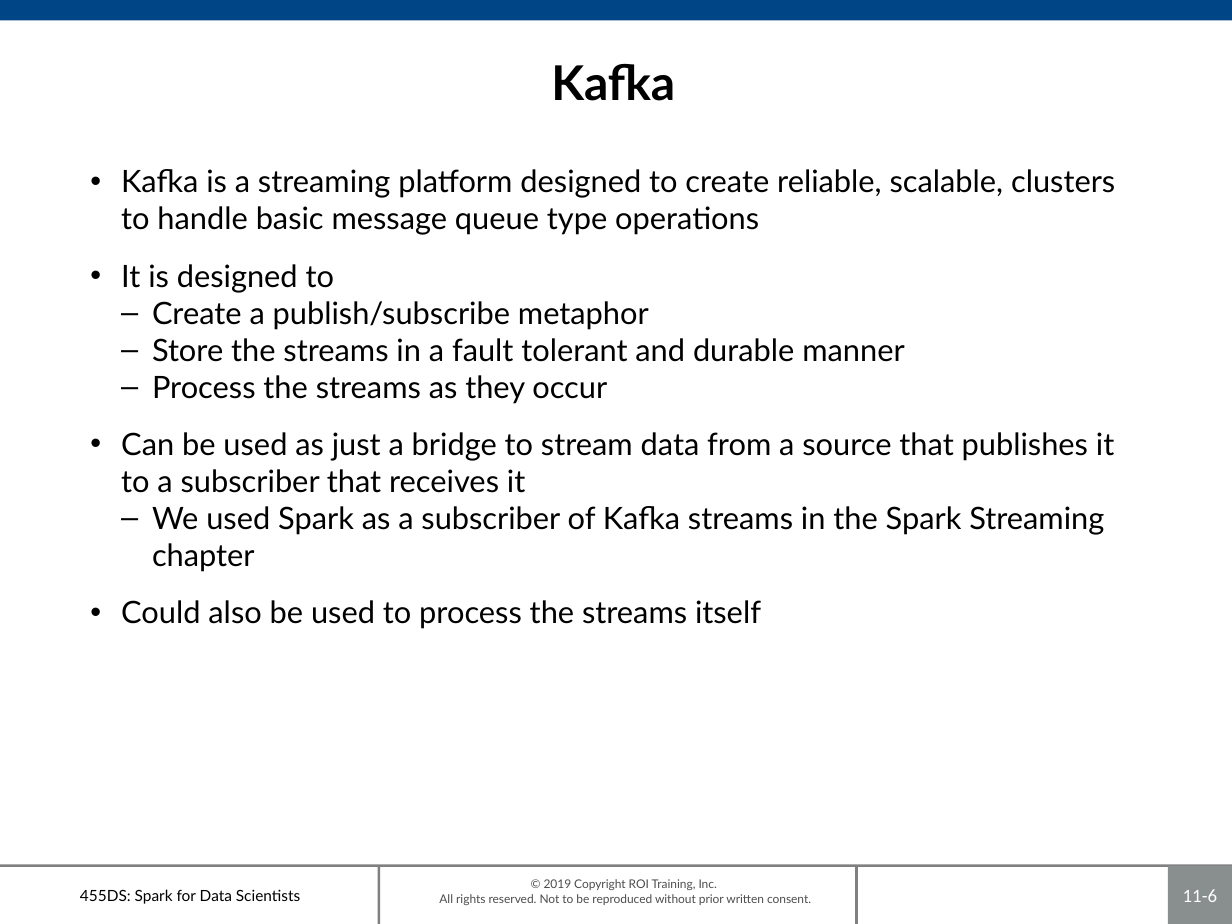
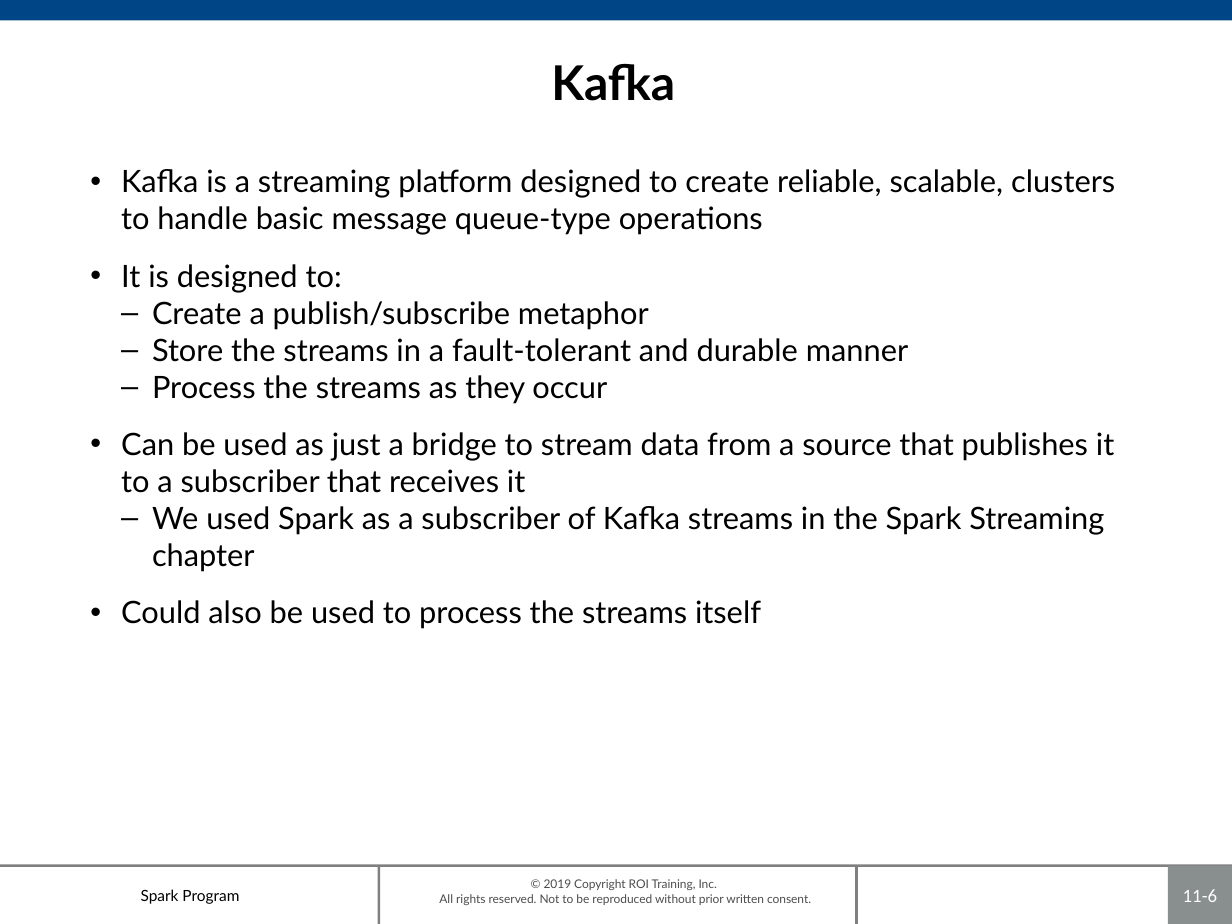
Before and after one commit to roitraining/SparkProgram, a slide deck: slide 6 of Day8/Ch11_Ecosystem.pptx. Drawn at 1232x924 pixels with LibreOffice and Linux fonts; fonts in the diff are those of the drawing; background and template pictures are left out. Boxes give left, top, right and bottom in pixels: in the first picture for what was removed or moved away, otherwise in the second. Text is boxed around its words. In the diff, an @@ line names an element or a change of style, - is before the commit and + after.

```diff
--- a/Day8/Ch11_Ecosystem.pptx
+++ b/Day8/Ch11_Ecosystem.pptx
@@ text at box(121, 169, 1115, 293): text changed @@
-• Kafka is a streaming platform designed to create reliable, scalable, clusters to handle basic message queue type operations
-• It is designed to
+• Kafka is a streaming platform designed to create reliable, scalable, clusters to handle basic message queue-type operations
+• It is designed to:
@@ text at box(152, 338, 908, 362): text changed @@
-  – Store the streams in a fault tolerant and durable manner
+  – Store the streams in a fault-tolerant and durable manner
@@ text at box(141, 889, 239, 904): text changed @@
-455DS: Spark for Data Scientists
+Spark Program
```
Also in this commit, not shown: 8 other slides changed, 3 other files.
